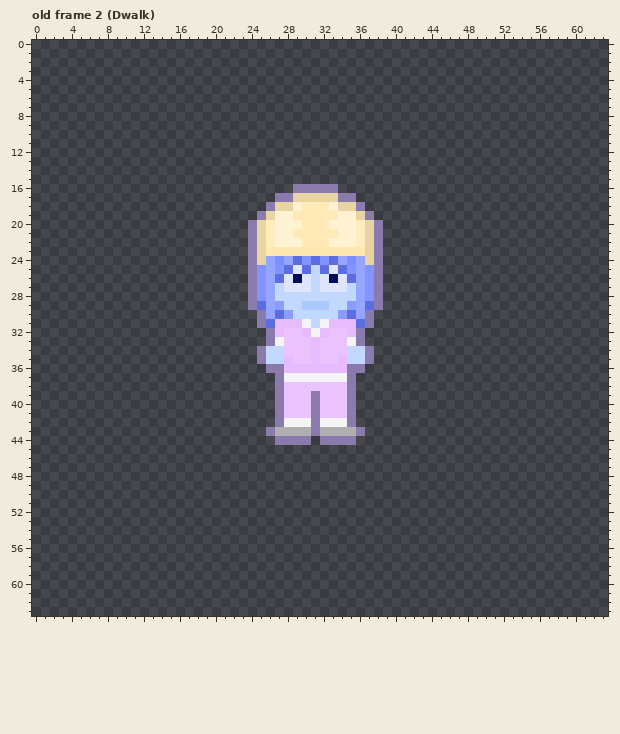
One commit to this pixel-art file: Amity Chain (Art Files)/Digital Art/Sprites/Characters/Project Files/SolisSprite.aseprite. Above: the version before the commit.
64x64 pixels, 200 frames. Colours within 5 levels of each other are drawn and written as one. Shown: old frame 2 (Dwalk). The commit also changed other frames, which this record leaves out.
After:
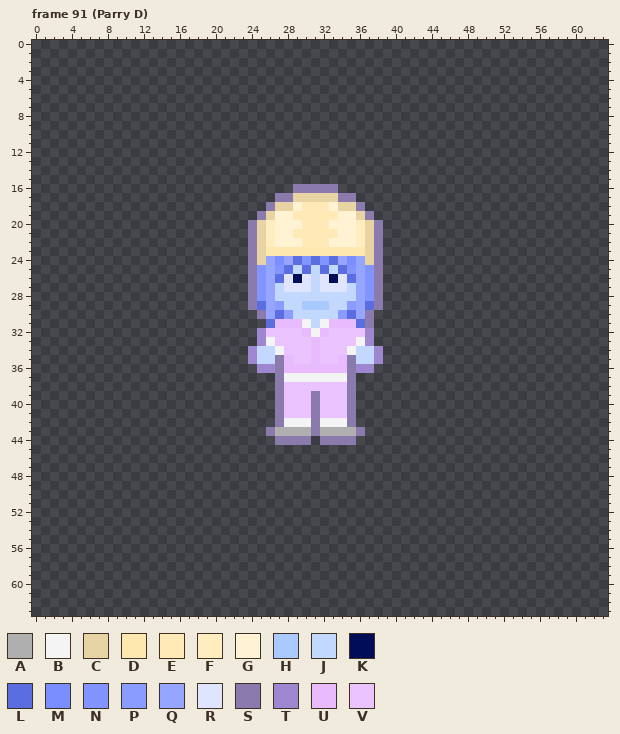
Palette (. is transparent): A #afafaf  B #f4f4f4  C #e7d4a2  D #ffe8af  E #ffeab7  F #ffedc0  G #fff3d3  H #aac9ff  J #c2d8ff  K #000d58  L #5b6ee1  M #7a8eff  N #8194ff  P #8b9cff  Q #96a5ff  R #e0e5ff  S #8b7aac  T #9f86d0  U #e8bbff  V #ebc4ff
A new or re-ordered frame is compared with the old frame closest to it.
Difference:
frames 200 -> 234
--- frame 91 (Parry D) is new; against old frame 2 (Dwalk), layer "Layer 1"
@@ x 27..35 @@
 24 MQLNLNLQM
-25 NLRLJLRLN
+25 NLJLJLJLN
 26 LRKRJRKRL
@@ x 22..40 @@
 30 ...SQLPJJJJJPLQS...
-31 ...SLUUUBJBUUULS...
-32 ....SUVVUBUVVUS....
-33 ....SBVVVUVVVBS....
-34 ...SJJVVVUVVVJJS...
-35 ...SJJUVVUVVUJJS...
-36 ....SSUUUUUUUSS....
+31 ....LUUUBJBUUULS...
+32 ...TVVVVUBUVVVVT...
+33 ...TBVVVVUVVVVBT...
+34 ..TJJBVVVUVVVBJJT..
+35 ..TJJSUVVUVVUSJJT..
+36 ...TTSUUUUUUUSTT...
 37 .....SBBBBBBBS.....
Where, in picture pixels (left, top, right, bottom), the same in both pictures:
changed: (293, 265, 302, 274)
changed: (329, 265, 338, 274)
changed: (248, 319, 284, 373)
changed: (347, 328, 383, 373)
